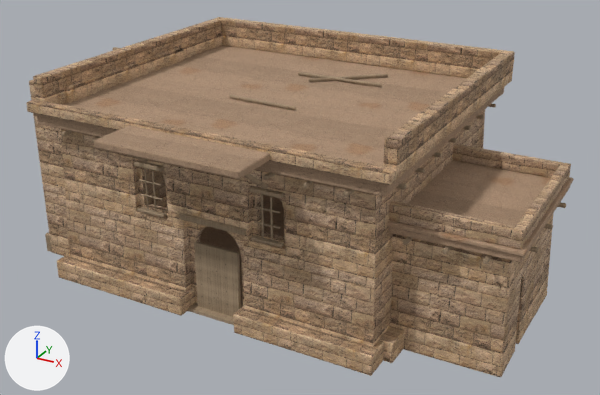
Renders of the glTF model assets/models/bh27.glb from each side of a commit.
Both versions are drawn from a 50 mm lens placed at (10.74, -18.61, 11.15), pointed at (0.92, -0.77, 2.23). Arrows for +X, +Y and +Z are at lower left; the lights stay in place. The picture after the commit comes second. Vertices at exactly the same position are counted once.

In view in the first picture: 'house'.
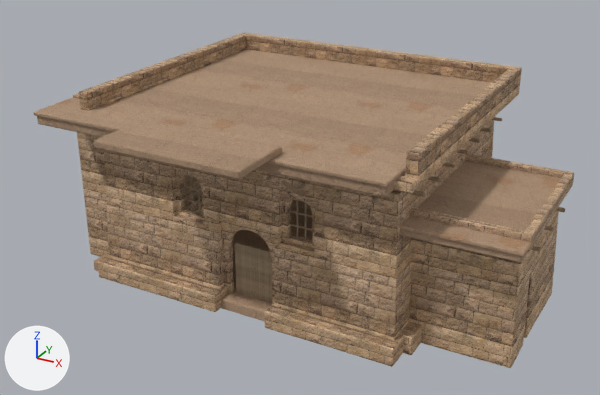
Pixel boxes (x1, y1, x2, y2) of what changed, in the pictures (600 x 395 px):
'house', reshaped, moved, rescaled (7% shorter): before (27, 17, 573, 377); after (34, 33, 574, 368)

The change, as a diff of the scene's bpy script:
```diff
--- a/assets/models/bh27.glb.py
+++ b/assets/models/bh27.glb.py
@@ me_cube @@
 # used by ob_house; location = (0.0, 0.0, 0.0)
-me_cube.from_pydata(...)  # 4483 vertices, 8554 faces; spans x -6.07..7.54, y -5.55..4.34, z -0.02..5.57
+me_cube.from_pydata(...)  # 4483 vertices, 8554 faces; spans x 0.0..32767.0, y -26041.0..0.0, z 0.0..13758.0
+# me_cube part 1: 4483 of 4483 vertices moved; they spanned x -6.07..7.54, y -5.55..4.34, z -0.02..5.57 and now span x 0.0..32767.0, y -26041.0..0.0, z 0.0..13758.0; mean shift (16749.26, -11774.68, 7637.8)
 me_cube.materials.append(mat_adobe)
@@ ob_house @@
 ob_house = bpy.data.objects.new('house', me_cube)
-ob_house.location = (0.0, 0.0, 0.0)
+ob_house.location = (-4.85, 4.24, 0.0)
+ob_house.scale = (0.000376, 0.000376, 0.000376)
```
